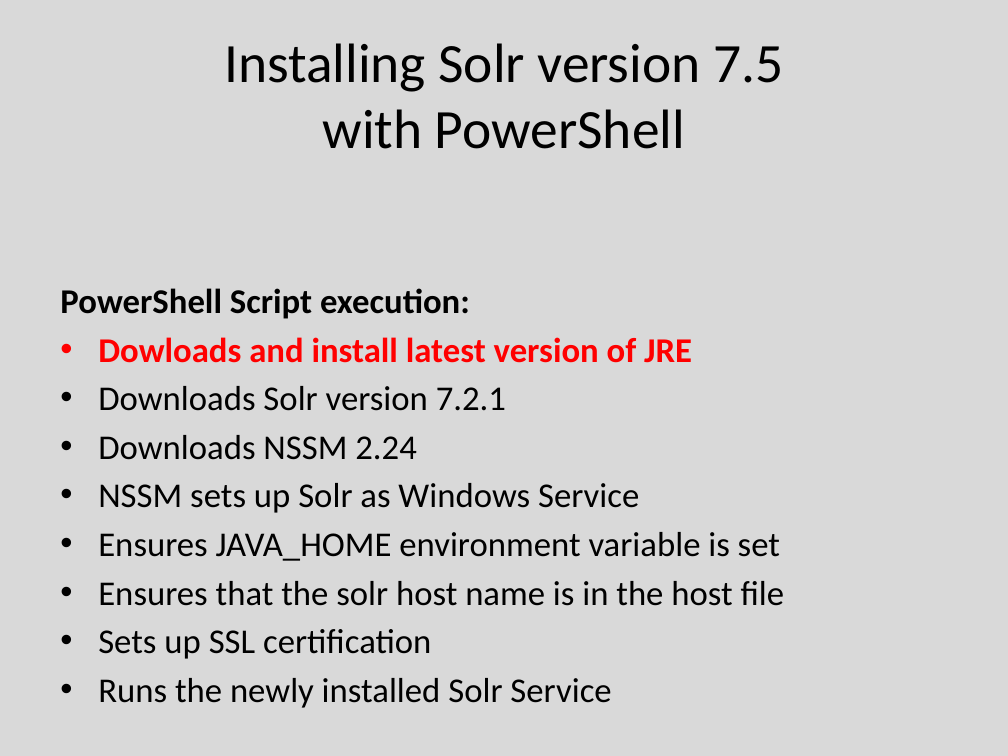
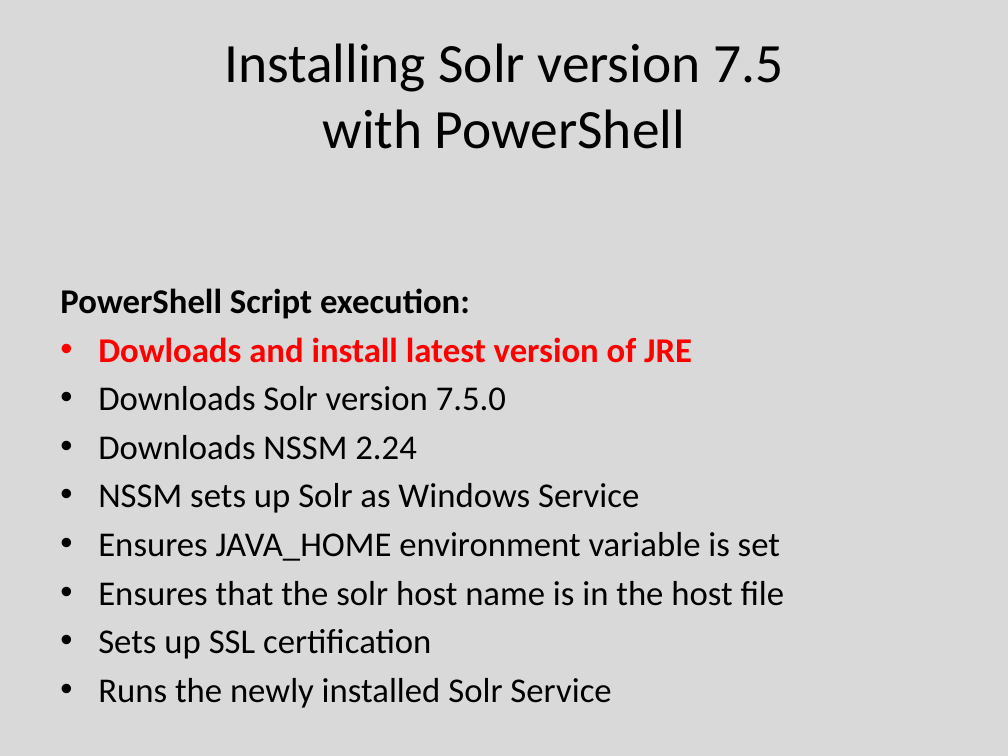
Before and after one commit to erjan123/Sitecore, a slide deck: slide 3 of Sitecore/PowershellScripts/Sitecore Solr/2.Installing-Uninstalling-Solr-JRE.pptm (slide 4 before the commit). Drawn at 1008x756 pixels with LibreOffice and Linux fonts; fonts in the diff are those of the drawing. Boxes give left, top, right and bottom in pixels: in the first picture for what was removed or moved away, otherwise in the second. Text is boxed around its words. In the diff, an @@ line names an element or a change of style, - is before the commit and + after.

```diff
--- a/Sitecore/PowershellScripts/Sitecore Solr/2.Installing-Uninstalling-Solr-JRE.pptm
+++ b/Sitecore/PowershellScripts/Sitecore Solr/2.Installing-Uninstalling-Solr-JRE.pptm
@@ text at <box>98,386,506,411</box>: text changed @@
-• Downloads Solr version 7.2.1
+• Downloads Solr version 7.5.0
```
Also in this commit, not shown: 1 other slide changed, 1 slide removed, 1 other file.
